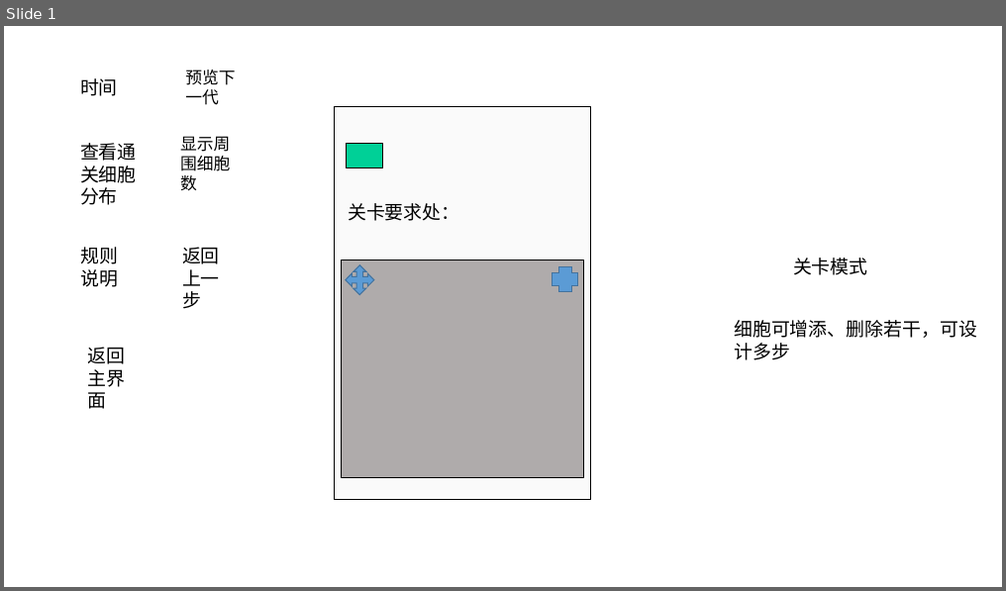
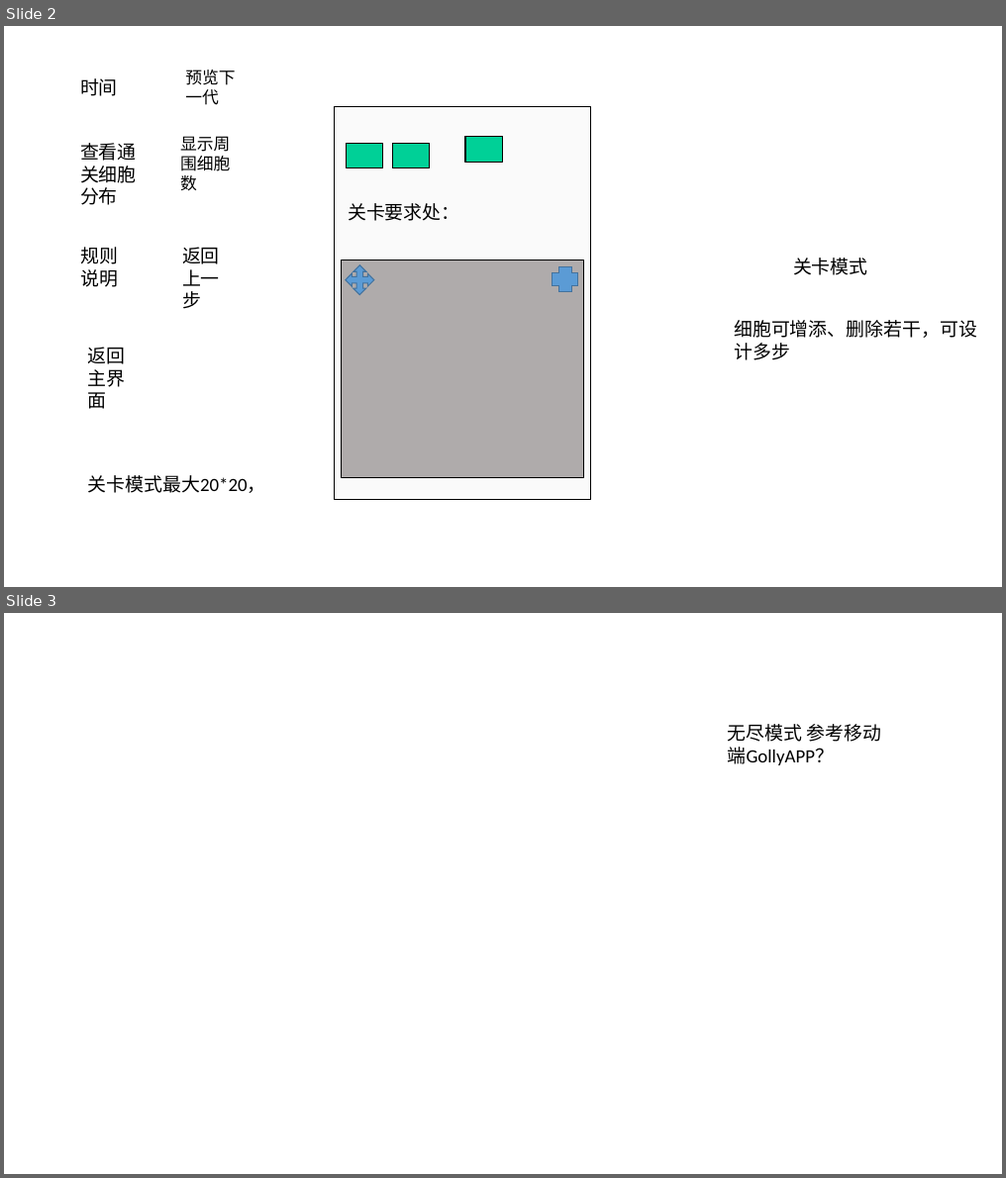
Before and after one commit to GameOfLife9/ConwayGameOfLife, a slide deck: 方案.pptx. Shown one above the other, each under a label of ours: slide 1 before the commit, slides 2 and 3 after it. The pictures are 1006x591 and 1006x1178 pixels, drawn with LibreOffice and Linux fonts; fonts in the diff are those of the drawing. Boxes give left, top, right and bottom in pixels: in the first picture for what was removed or moved away, otherwise in the second. Text is boxed around its words. In the diff, an @@ line names an element or a change of style, - is before the commit and + after.

```diff
--- a/方案.pptx
+++ b/方案.pptx
@@ slide 3 added at [4, 613, 1002, 1174], background #FFFFFF @@
@@ text added at [728, 724, 881, 765], 18 pt, text #000000 @@
+无尽模式 参考移动端GollyAPP？
@@ what was slide 1 is now slide 2 @@
@@ slide 2 changed as well @@
@@ rectangle added at [392, 144, 430, 169], fill #00D097, outline #000000 1 pt @@
@@ rectangle added at [465, 137, 503, 162], fill #00D097, outline #000000 1 pt @@
@@ text added at [88, 475, 266, 493], 18 pt, text #000000 @@
+关卡模式最大20*20，
```
Also in this commit, not shown: 1 other slide changed, 2 other slides added, 1 slide removed.
